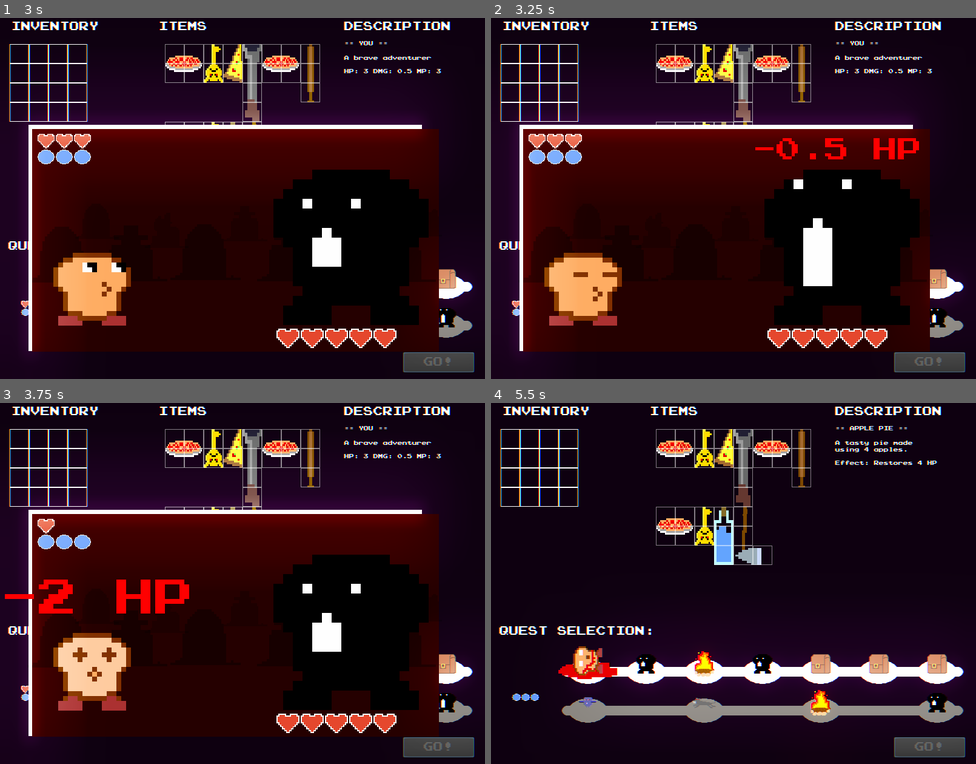
Above: before the commit, frames 1-4 (two rows, left to right).
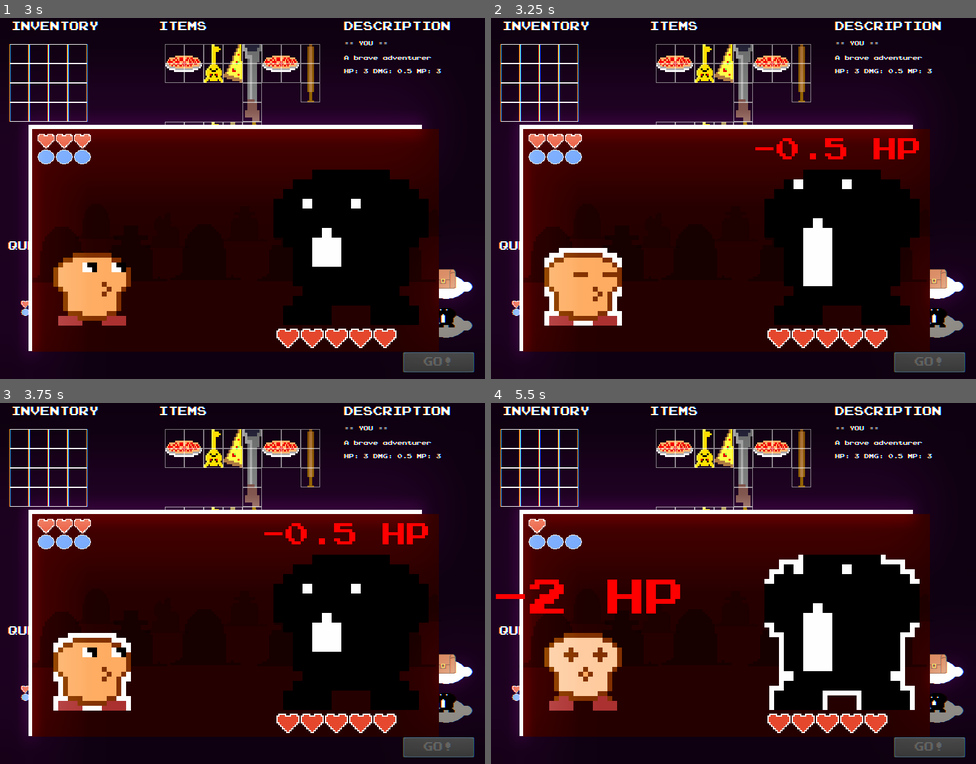
Above: after the commit, the same moments.

Repository: mcerdeira/inventory
Game: Godot game, scene res://scenes/Main.tscn
The game is run twice, just before and just after one commit, with the same random seed, the same clock (stepped at 60 frames per second) and the same inputs.
Inputs (mouse positions are in pixels of both pictures, inside the frame that each line leads up to):
- Up to frame 1 (3 s): click "GO!" at 0.5 s; drag from (97, 281) to (19, 54) at 1.27 s; drag from (155, 281) to (19, 54) at 2.02 s; move the mouse to (213, 281) at 2.77 s; click (213, 281) at 2.92 s
- Up to frame 2 (3.25 s): no input
- Up to frame 3 (3.75 s): drag from (271, 666) to (38, 439) at 3.52 s
- Up to frame 4 (5.5 s): drag from (820, 666) to (549, 439) at 4.27 s; drag from (879, 666) to (549, 439) at 5.02 s

Frame 1 is identical in both runs. In frame 2, 0.6% of the frame differs, in the area x 11-27%, y 63-86%; in frame 3, 4.9%; in frame 4, 46%, in the area x 1-92%, y 6-93%.

Commit message:
cositos

Diff:
--- a/src/scenes/EventWindow.gd
+++ b/src/scenes/EventWindow.gd
@@ -1,7 +1,7 @@
 extends Node2D
 var type = ""
 var anim = ""
-var pausetime = 1.5
+var pausetime = 0.7
 var back = ["woods", "graveyard"]
 var turn_list = []
 var enemy_obj = null
@@ -23,11 +23,13 @@
 	var turn = turn_list.pop_front()
 	if turn:
 		do_turn(turn)
-		pausetime = 0.5
+		pausetime = 1.5
 	else:
 		visible = false
 
 func do_turn(turn):
+	$player/player.material.set_shader_param("line_thickness", 0)
+	$icon.material.set_shader_param("line_thickness", 0)
 	$player/lbl_health.text = ""
 	$lbl_enemy.text = ""
 	$player/player.animation = "default"
@@ -42,21 +44,19 @@
 			$lbl_enemy.text = "+10 GOLD"
 			$lbl_enemy.add_color_override("font_color", Color8(255, 255, 0, 255))
 		else:
-			$lbl_enemy.text = "+10 GOLD"
+			$lbl_enemy.text = "NOPE"
 
-		yield(get_tree().create_timer(1), "timeout")
 	elif turn == "heal":
 		Global.HP = Global.HP_TOTAL
 		Global.MP = Global.MP_TOTAL
 		$player/lbl_health.text = "REST!"
-		yield(get_tree().create_timer(1), "timeout")
 	elif turn == "attack":
 		var attk = get_next_weapon()
 		enemy_obj.hp -= attk
 		$icon/Life.set_life(enemy_obj.hp)
 		$lbl_enemy.text = "-" + str(attk) + " HP"
 		$lbl_enemy.add_color_override("font_color", Color8(255, 0, 0, 255))
-		yield(get_tree().create_timer(1), "timeout")
+		$player/player.material.set_shader_param("line_thickness", 1)
 		if enemy_obj.hp <= 0:
 			turn_list = []
 	elif turn == "hurt":
@@ -66,6 +66,7 @@
 		$player/lbl_health.add_color_override("font_color", Color8(255, 0, 0, 255))
 		$player/player.animation = "hurt"
 		$player/eyes.animation = "hurt"
+		$icon.material.set_shader_param("line_thickness", 1)
 		yield(get_tree().create_timer(1), "timeout")
 		if Global.HP <= 0:
 			var heal = get_next_heal_item()
@@ -78,7 +79,6 @@
 				$player/lbl_health.text = "+" + str(heal.value) + " HP"
 				$player/lbl_health.add_color_override("font_color", Color8(0, 255, 0, 255))
 				$player/item.texture = load(heal.resource)
-				yield(get_tree().create_timer(1), "timeout")
 				Global.HP = min(heal.value, Global.HP_TOTAL)
 
 func search_item_by_type(type):
--- a/src/scenes/EventWindow.tscn
+++ b/src/scenes/EventWindow.tscn
@@ -35,6 +35,34 @@
 [ext_resource path="res://sprites/heart.png" type="Texture" id=33]
 [ext_resource path="res://scenes/Life.gd" type="Script" id=34]
 
+[sub_resource type="Shader" id=7]
+code = "shader_type canvas_item;
+
+uniform vec4 line_color : hint_color = vec4(1);
+uniform float line_thickness : hint_range(0, 10) = 1.0;
+
+void fragment() {
+	vec2 size = TEXTURE_PIXEL_SIZE * line_thickness;
+
+	float outline = texture(TEXTURE, UV + vec2(-size.x, 0)).a;
+	outline += texture(TEXTURE, UV + vec2(0, size.y)).a;
+	outline += texture(TEXTURE, UV + vec2(size.x, 0)).a;
+	outline += texture(TEXTURE, UV + vec2(0, -size.y)).a;
+	outline += texture(TEXTURE, UV + vec2(-size.x, size.y)).a;
+	outline += texture(TEXTURE, UV + vec2(size.x, size.y)).a;
+	outline += texture(TEXTURE, UV + vec2(-size.x, -size.y)).a;
+	outline += texture(TEXTURE, UV + vec2(size.x, -size.y)).a;
+	outline = min(outline, 1.0);
+
+	vec4 color = texture(TEXTURE, UV);
+	COLOR = mix(color, line_color, outline - color.a);
+}"
+
+[sub_resource type="ShaderMaterial" id=8]
+shader = SubResource( 7 )
+shader_param/line_color = Color( 1, 1, 1, 1 )
+shader_param/line_thickness = 0.0
+
 [sub_resource type="SpriteFrames" id=2]
 animations = [ {
 "frames": [ ExtResource( 28 ) ],
@@ -84,6 +112,34 @@
 [sub_resource type="DynamicFont" id=5]
 size = 8
 font_data = ExtResource( 31 )
+
+[sub_resource type="Shader" id=9]
+code = "shader_type canvas_item;
+
+uniform vec4 line_color : hint_color = vec4(1);
+uniform float line_thickness : hint_range(0, 10) = 1.0;
+
+void fragment() {
+	vec2 size = TEXTURE_PIXEL_SIZE * line_thickness;
+
+	float outline = texture(TEXTURE, UV + vec2(-size.x, 0)).a;
+	outline += texture(TEXTURE, UV + vec2(0, size.y)).a;
+	outline += texture(TEXTURE, UV + vec2(size.x, 0)).a;
+	outline += texture(TEXTURE, UV + vec2(0, -size.y)).a;
+	outline += texture(TEXTURE, UV + vec2(-size.x, size.y)).a;
+	outline += texture(TEXTURE, UV + vec2(size.x, size.y)).a;
+	outline += texture(TEXTURE, UV + vec2(-size.x, -size.y)).a;
+	outline += texture(TEXTURE, UV + vec2(size.x, -size.y)).a;
+	outline = min(outline, 1.0);
+
+	vec4 color = texture(TEXTURE, UV);
+	COLOR = mix(color, line_color, outline - color.a);
+}"
+
+[sub_resource type="ShaderMaterial" id=10]
+shader = SubResource( 9 )
+shader_param/line_color = Color( 1, 1, 1, 1 )
+shader_param/line_thickness = 0.0
 
 [sub_resource type="SpriteFrames" id=4]
 animations = [ {
@@ -281,6 +337,7 @@
 scale = Vector2( 8, 8 )
 
 [node name="player" type="AnimatedSprite" parent="player"]
+material = SubResource( 8 )
 frames = SubResource( 2 )
 frame = 1
 playing = true
@@ -315,6 +372,7 @@
 align = 1
 
 [node name="icon" type="AnimatedSprite" parent="."]
+material = SubResource( 10 )
 position = Vector2( 648, 336 )
 scale = Vector2( 8, 8 )
 frames = SubResource( 4 )
@@ -323,7 +381,6 @@
 
 [node name="Life" type="Node2D" parent="icon"]
 visible = false
-scale = Vector2( 1, 1 )
 script = ExtResource( 34 )
 
 [node name="life1" type="Sprite" parent="icon/Life"]
Not shown: 1 places in src/scenes/EventWindow.tscn that only renumber resources
